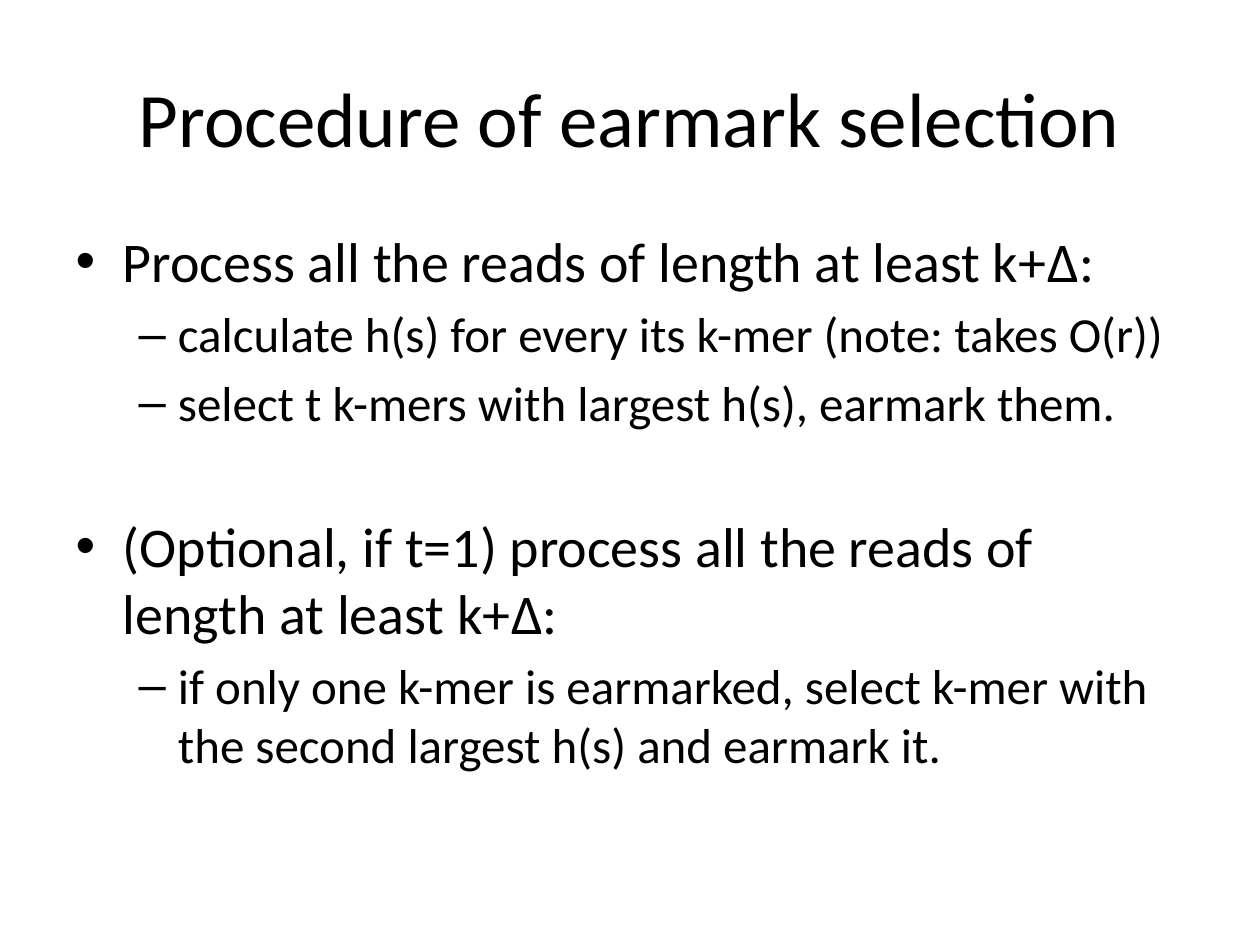
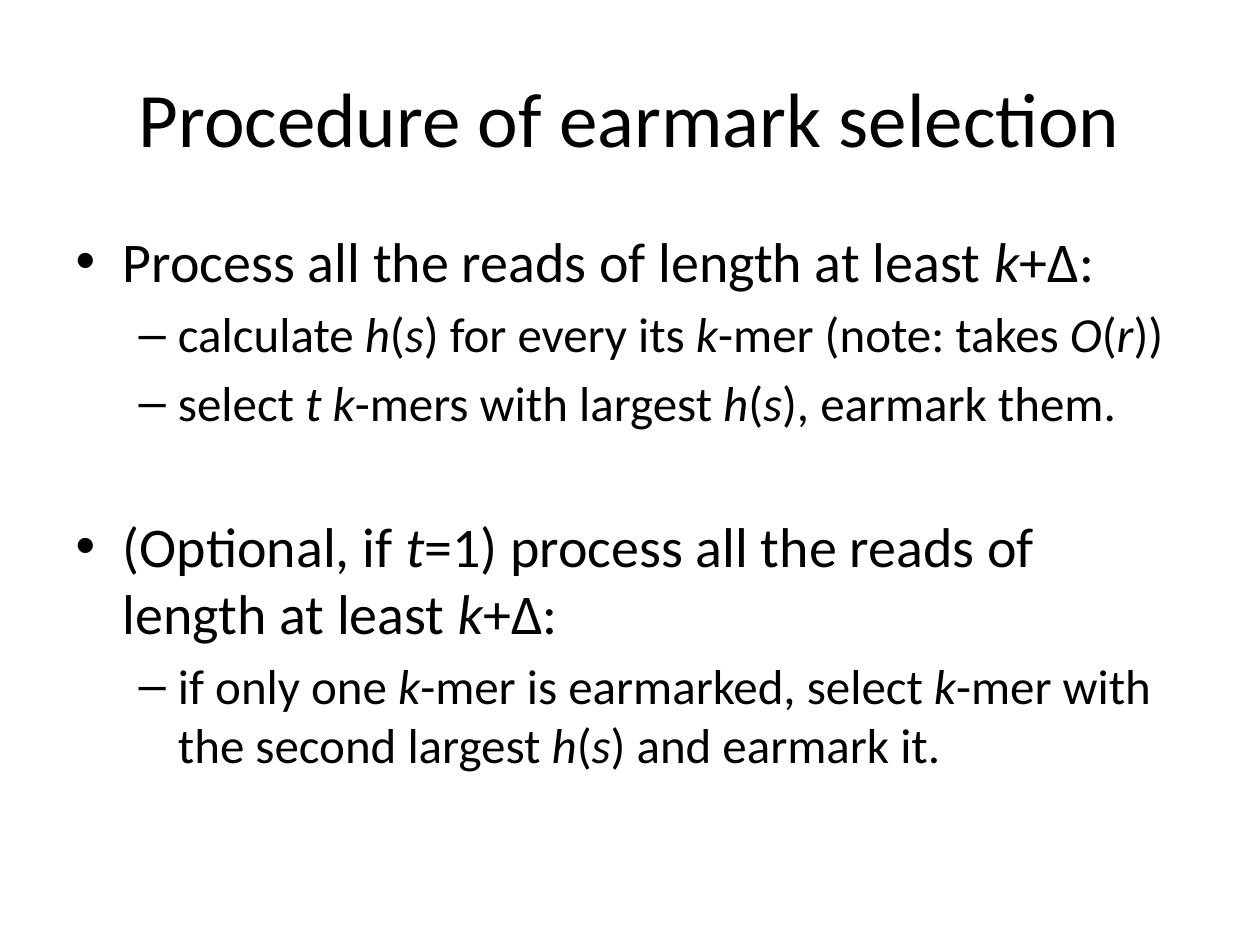
Before and after one commit to ablab/spades, a slide deck: slide 8 of assembler/docs/abruijn/presentation.pptx. Drawn at 1260x945 pixels with LibreOffice and Linux fonts; fonts in the diff are those of the drawing. Boxes give left, top, right and bottom in pixels: in the first picture for what was removed or moved away, otherwise in the second. Text is boxed around its words. In the diff, an @@ line names an element or a change of style, - is before the commit and + after.

```diff
--- a/assembler/docs/abruijn/presentation.pptx
+++ b/assembler/docs/abruijn/presentation.pptx
@@ text "Process all the reads of ..." at (x1=123, y1=243, x2=1163, y2=772): italic on in "k+Δ:", "h(s) k-mer O(r))", "t k-mers h(s),", "t=1) k+Δ:" and 1 more places @@
```
Also in this commit, not shown: 7 other slides changed, 1 slide added.
